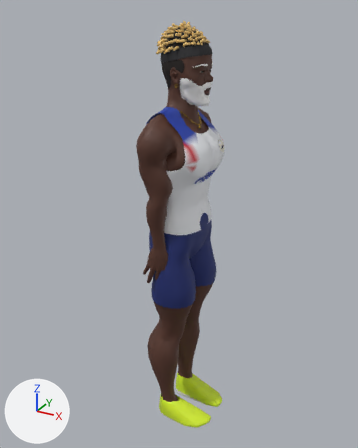
A saved change to the glTF model public/vedettes/meba.glb.
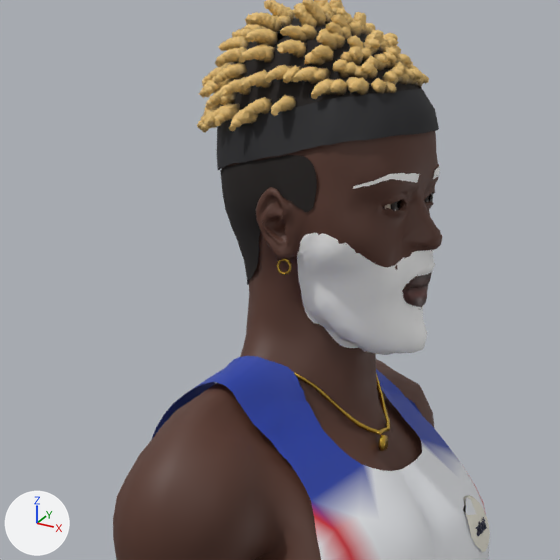
There are two pictures of each version: one whole from a 50 mm camera at (0.877, -1.602, 1.727) aimed at (-0.012, 0.016, 0.918), one close up on the part from 31% to 67% of the width and 5% to 34% of the height. The lights are fixed; the arrows at lower left show +X, +Y and +Z. The last two pictures show the newer version. Vertices at exactly the same position are counted once.

Before the edit, the objects in view are built like this:
```python
mat_meba_sourcils = bpy.data.materials.new('Meba_sourcils')
mat_meba_sourcils.use_nodes = True; mat_meba_sourcils.node_tree.nodes.clear()
_N = mat_meba_sourcils.node_tree.nodes; _L = mat_meba_sourcils.node_tree.links
n0 = _N.new('ShaderNodeBsdfPrincipled'); n0.name = 'Principled BSDF'
n0.inputs[2].default_value = 0.9  # 'Roughness'
n1 = _N.new('ShaderNodeOutputMaterial'); n1.name = 'Material Output'
n2 = _N.new('ShaderNodeVertexColor'); n2.name = 'Color Attribute'
_L.new(n0.outputs[0], n1.inputs[0])  # 'BSDF' to 'Surface'
_L.new(n2.outputs[0], n0.inputs[0])  # 'Color' to 'Base Color'
me_base = bpy.data.meshes.new('base')
me_base.from_pydata(...)  # 48880 vertices, 97491 faces; spans x -0.11..0.19, y -0.22..0.22, z -0.02..1.68
me_base.materials.append(mat_meba_peau)
me_base.materials.append(mat_meba_pointes)
me_base.materials.append(mat_meba_semelle)
me_base.materials.append(mat_meba_levres)
me_base.materials.append(mat_meba_levre_bas)
me_base.materials.append(mat_meba_maillot)
me_base.materials.append(mat_meba_short)
me_base.materials.append(mat_meba_bandeau)
me_base.materials.append(mat_meba_ras)
me_base.materials.append(mat_meba_barbe)
me_base.materials.append(mat_meba_france)
me_base.materials.append(mat_meba_dossard)
me_base.materials.append(mat_meba_nom)
me_base.materials.append(mat_meba_sourcils)
me_base.materials.append(mat_meba_oeil)
me_base.materials.append(mat_meba_iris)
me_base.materials.append(mat_meba_pupille)
me_base.materials.append(mat_meba_vanilles)
me_base.materials.append(mat_meba_or)
ob_meba = bpy.data.objects.new('Meba', me_base)
ob_meba.location = (0.0, 0.0, 0.0)
```
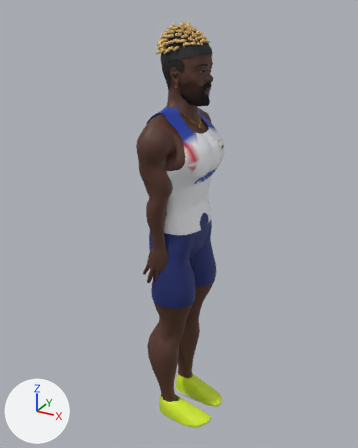
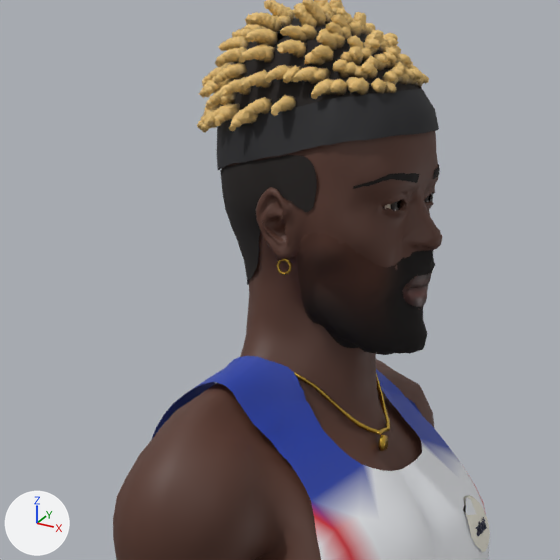
Commit message: Defi Meba : la barbe et les sourcils sortaient blancs dans le jeu

The change, as a list of edits to the scene's bpy script:
```text
Change mat_meba_sourcils:
    add n3 = _N.new('ShaderNodeMix'); n3.name = 'Mix'
    add n3.data_type = 'RGBA'
    add n3.blend_type = 'MULTIPLY'
    add n3.inputs[0].default_value = 1.0  # 'Factor'
    add n3.inputs[7].default_value = (0.00605, 0.00402, 0.00368, 1.0)  # 'B', black #120d0c
    where n2 = _N.new('ShaderNodeVertexColor'); n2.name = 'Color Attribute'
    where n0 = _N.new('ShaderNodeBsdfPrincipled'); n0.name = 'Principled BSDF'
    remove _L.new(n2.outputs[0], n0.inputs[0])  # 'Color' to 'Base Color'
    add _L.new(n3.outputs[2], n0.inputs[0])  # 'Result' to 'Base Color'
    add _L.new(n2.outputs[0], n3.inputs[6])  # 'Color' to 'A'
Change me_base:
    where me_base.from_pydata(...)  # 48880 vertices, 97491 faces; spans x -0.11..0.19, y -0.22..0.22, z -0.02..1.68
    used by ob_meba; location = (0.0, 0.0, 0.0)
    me_base part 1: 1100 kept faces spanning x 0.03..0.12, y -0.07..0.07, z 1.4..1.5 get new vertex colours; the middle colour goes from white #ffffff to black #140f0e
```

Pixel boxes (x1, y1, x2, y2) of what changed, in the close-ups (560 x 560 px):
'Meba', recoloured, surface changed (darker): (294, 163, 440, 412) in both
part 1 of me_base, recoloured (darker): (297, 233, 435, 355) in both
